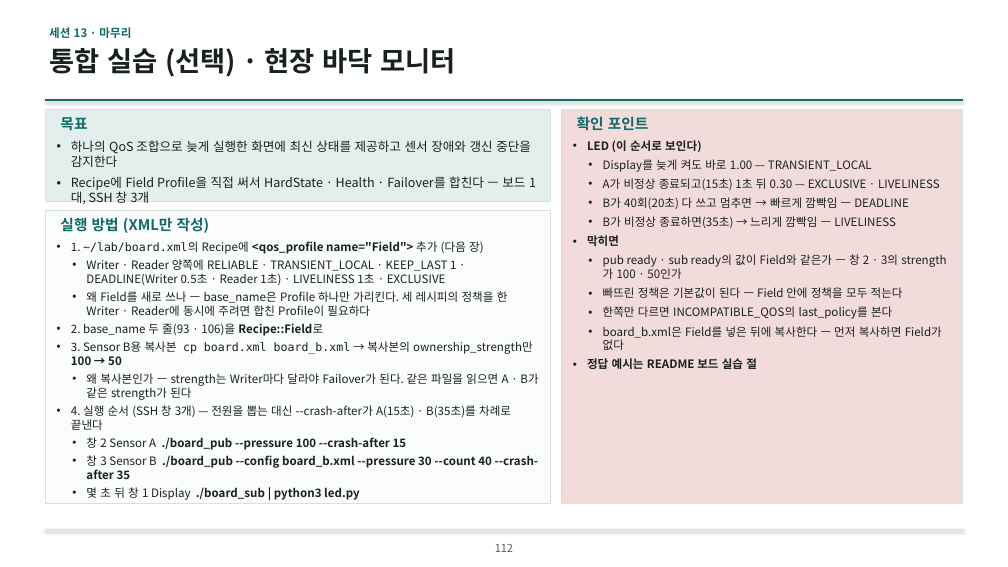
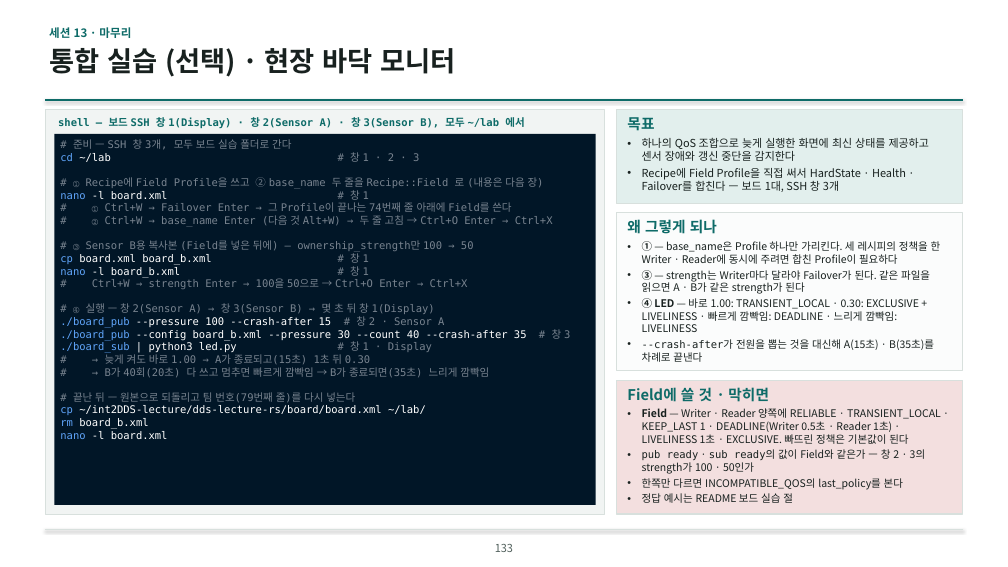
Before and after one commit to IntellectusCorp/int2DDS-lecture, a slide deck: slide 133 of int2dds-lecture-for-beginner.pptx (slide 112 before the commit). Drawn at 1008x567 pixels with LibreOffice and Linux fonts; fonts in the diff are those of the drawing; background and template pictures are left out. Boxes give left, top, right and bottom in pixels: in the first picture for what was removed or moved away, otherwise in the second. Text is boxed around its words. In the diff, an @@ line names an element or a change of style, - is before the commit and + after.

```diff
--- a/int2dds-lecture-for-beginner.pptx
+++ b/int2dds-lecture-for-beginner.pptx
@@ rectangle: place and size @@
-rectangle at (45, 211, 551, 504)
+rectangle at (45, 110, 605, 514)
@@ rectangle at (45, 110, 605, 514): fill #FBFCFC to #F1F4F3 @@
@@ rectangle removed at (45, 110, 551, 201) @@
@@ text added at (58, 117, 524, 128), 10 pt, text #0E6B68, bold @@
+shell — 보드 SSH 창 1(Display) · 창 2(Sensor A) · 창 3(Sensor B), 모두 ~/lab 에서
@@ text removed at (60, 117, 87, 131) @@
-목표
@@ text removed at (577, 116, 649, 131) @@
-확인 포인트
@@ rectangle added at (616, 110, 963, 203), fill #E2EFED, outline #D8E0DD 1 pt @@
@@ text "목표": place and size @@
-text "목표" at (71, 140, 531, 203)
+text "목표" at (627, 117, 929, 192)
@@ text at (627, 117, 654, 131): paragraph added @@
+목표
@@ rectangle added at (54, 134, 596, 505), fill #011627, 10 pt, text #78838F @@
+# 준비 — SSH 창 3개, 모두 보드 실습 폴더로 간다
+cd ~/lab # 창 1 · 2 · 3
+# ① Recipe에 Field Profile을 쓰고 ② base_name 두 줄을 Recipe::Field 로 (내용은 다음 장)
+nano -l board.xml # 창 1
+# ① Ctrl+W → Failover Enter → 그 Profile이 끝나는 74번째 줄 아래에 Field를 쓴다
+# ② Ctrl+W → base_name Enter (다음 것 Alt+W) → 두 줄 고침 → Ctrl+O Enter → Ctrl+X
+# ③ Sensor B용 복사본 (Field를 넣은 뒤에) — ownership_strength만 100 → 50
+cp board.xml board_b.xml # 창 1
+nano -l board_b.xml # 창 1
+# Ctrl+W → strength Enter → 100을 50으로 → Ctrl+O Enter → Ctrl+X
+# ④ 실행 — 창 2(Sensor A) → 창 3(Sensor B) → 몇 초 뒤 창 1(Display)
+./board_pub --pressure 100 --crash-after 15 # 창 2 · Sensor A
+./board_pub --config board_b.xml --pressure 30 --count 40 --crash-after 35 # 창 3
+./board_sub | python3 led.py # 창 1 · Display
+# → 늦게 켜도 바로 1.00 → A가 종료되고(15초) 1초 뒤 0.30
+# → B가 40회(20초) 다 쓰고 멈추면 빠르게 깜빡임 → B가 종료되면(35초) 느리게 깜빡임
+# 끝난 뒤 — 원본으로 되돌리고 팀 번호(79번째 줄)를 다시 넣는다
+cp ~/int2DDS-lecture/dds-lecture-rs/board/board.xml ~/lab/
+rm board_b.xml
+nano -l board.xml
@@ text removed at (587, 140, 942, 369) @@
-• LED (이 순서로 보인다)
-  • Display를 늦게 켜도 바로 1.00 — TRANSIENT_LOCAL
-  • A가 비정상 종료되고(15초) 1초 뒤 0.30 — EXCLUSIVE · LIVELINESS
-  • B가 40회(20초) 다 쓰고 멈추면 → 빠르게 깜빡임 — DEADLINE
-  • B가 비정상 종료하면(35초) → 느리게 깜빡임 — LIVELINESS
-• 막히면
-  • pub ready · sub ready의 값이 Field와 같은가 — 창 2 · 3의 strength가 100 · 50인가
-  • 빠뜨린 정책은 기본값이 된다 — Field 안에 정책을 모두 적는다
-  • 한쪽만 다르면 INCOMPATIBLE_QOS의 last_policy를 본다
-  • board_b.xml은 Field를 넣은 뒤에 복사한다 — 먼저 복사하면 Field가 없다
-• 정답 예시는 README 보드 실습 절
@@ text at (642, 138, 929, 192): size 12 to 10.5 pt; less space between paragraphs @@
@@ text removed at (60, 217, 210, 233) @@
-실행 방법 (XML만 작성)
@@ rectangle: place and size @@
-rectangle at (562, 110, 963, 504)
+rectangle at (616, 213, 963, 371)
@@ rectangle at (616, 213, 963, 371): fill #F2DCDB to #FBFCFC @@
@@ text added at (627, 219, 941, 362), 10 pt, text #18211F @@
+왜 그렇게 되나
+• ① — base_name은 Profile 하나만 가리킨다. 세 레시피의 정책을 한 Writer · Reader에 동시에 주려면 합친 Profile이 필요하다
+• ③ — strength는 Writer마다 달라야 Failover가 된다. 같은 파일을 읽으면 A · B가 같은 strength가 된다
+• ④ LED — 바로 1.00: TRANSIENT_LOCAL · 0.30: EXCLUSIVE + LIVELINESS · 빠르게 깜빡임: DEADLINE · 느리게 깜빡임: LIVELINESS
+• --crash-after가 전원을 뽑는 것을 대신해 A(15초) · B(35초)를 차례로 끝낸다
@@ text removed at (71, 241, 539, 500) @@
-• 1. ~/lab/board.xml의 Recipe에 <qos_profile name="Field"> 추가 (다음 장)
-  • Writer · Reader 양쪽에 RELIABLE · TRANSIENT_LOCAL · KEEP_LAST 1 · DEADLINE(Writer 0.5초 · Reader 1초) · LIVELINESS 1초 · EXCLUSIVE
-  • 왜 Field를 새로 쓰나 — base_name은 Profile 하나만 가리킨다. 세 레시피의 정책을 한 Writer · Reader에 동시에 주려면 합친 Profile이 필요하다
-• 2. base_name 두 줄(93 · 106)을 Recipe::Field로
-• 3. Sensor B용 복사본 cp board.xml board_b.xml → 복사본의 ownership_strength만 100 → 50
-  • 왜 복사본인가 — strength는 Writer마다 달라야 Failover가 된다. 같은 파일을 읽으면 A · B가 같은 strength가 된다
-• 4. 실행 순서 (SSH 창 3개) — 전원을 뽑는 대신 --crash-after가 A(15초) · B(35초)를 차례로 끝낸다
-  • 창 2 Sensor A ./board_pub --pressure 100 --crash-after 15
-  • 창 3 Sensor B ./board_pub --config board_b.xml --pressure 30 --count 40 --crash-after 35
-  • 몇 초 뒤 창 1 Display ./board_sub | python3 led.py
@@ rectangle added at (616, 380, 963, 514), fill #F3DFDF, outline #D8E0DD 1 pt @@
@@ text added at (627, 387, 941, 503), 10 pt, text #18211F @@
+Field에 쓸 것 · 막히면
+• Field — Writer · Reader 양쪽에 RELIABLE · TRANSIENT_LOCAL · KEEP_LAST 1 · DEADLINE(Writer 0.5초 · Reader 1초) · LIVELINESS 1초 · EXCLUSIVE. 빠뜨린 정책은 기본값이 된다
+• pub ready · sub ready의 값이 Field와 같은가 — 창 2 · 3의 strength가 100 · 50인가
+• 한쪽만 다르면 INCOMPATIBLE_QOS의 last_policy를 본다
+• 정답 예시는 README 보드 실습 절
@@ page number at (495, 544, 513, 552): text changed @@
-112
+133
```
Also in this commit, not shown: 66 other slides changed, 25 slides added, 4 slides removed.
